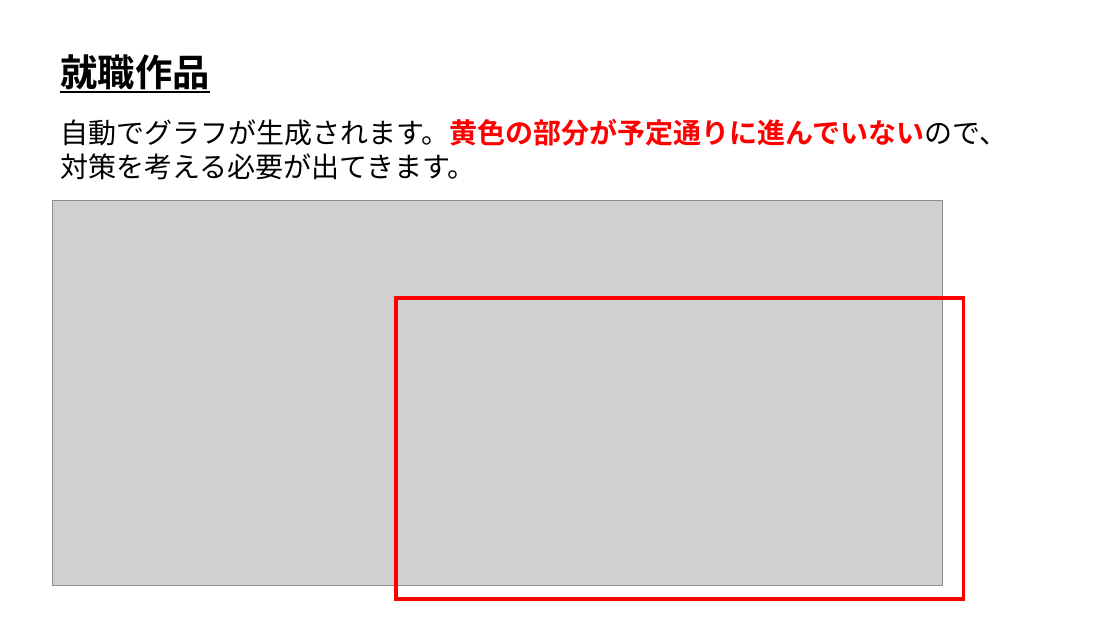
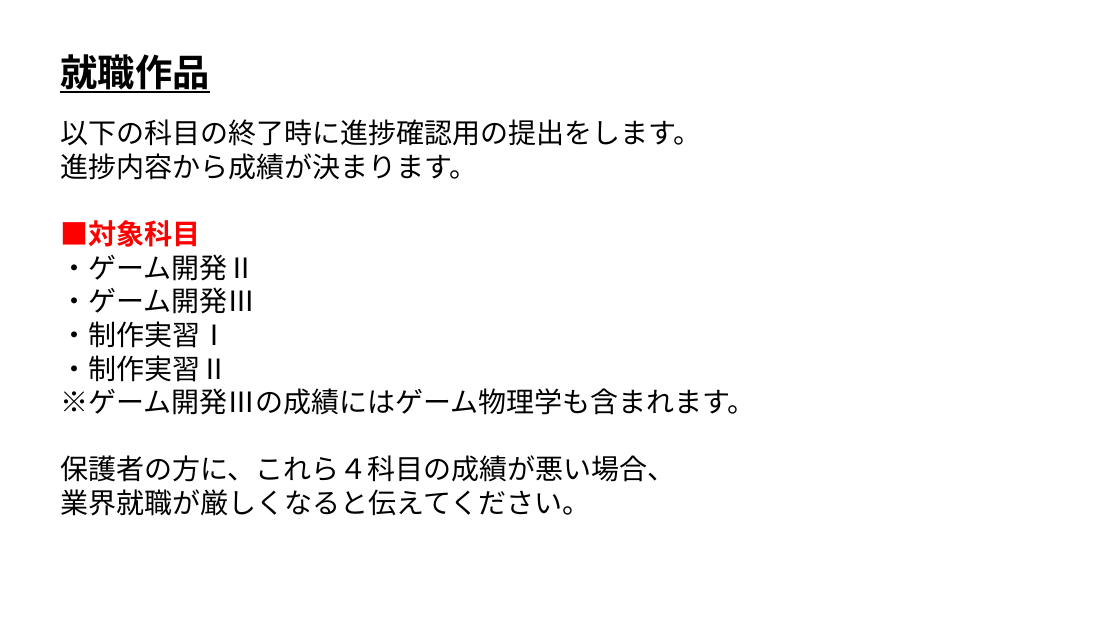
Before and after one commit to ArakiYusuke-Ohara/Textbook, a slide deck: slide 3 of ゲーム科2年/00_前期/ゲーム開発Ⅱ/02_就職作品.pptx (slide 6 before the commit). Drawn at 1120x630 pixels with LibreOffice and Linux fonts; fonts in the diff are those of the drawing; grey boxes stand for pictures. Boxes give left, top, right and bottom in pixels: in the first picture for what was removed or moved away, otherwise in the second. Text is boxed around its words. In the diff, an @@ line names an element or a change of style, - is before the commit and + after.

Commit message:
就職作品制作キックオフ作成

```diff
--- a/ゲーム科2年/00_前期/ゲーム開発Ⅱ/02_就職作品.pptx
+++ b/ゲーム科2年/00_前期/ゲーム開発Ⅱ/02_就職作品.pptx
@@ text at (x1=60, y1=119, x2=756, y2=516): text changed @@
-自動でグラフが生成されます。黄色の部分が予定通りに進んでいないので、
-対策を考える必要が出てきます。
+以下の科目の終了時に進捗確認用の提出をします。
+進捗内容から成績が決まります。
+■対象科目
+・ゲーム開発Ⅱ
+・ゲーム開発Ⅲ
+・制作実習Ⅰ
+・制作実習Ⅱ
+※ゲーム開発Ⅲの成績にはゲーム物理学も含まれます。
+保護者の方に、これら４科目の成績が悪い場合、
+業界就職が厳しくなると伝えてください。
@@ picture removed at (x1=52, y1=201, x2=943, y2=586) @@
@@ rectangle removed at (x1=397, y1=298, x2=964, y2=599) @@
```
Also in this commit, not shown: 1 other slide changed, 4 slides added, 7 slides removed, 6 other files.
